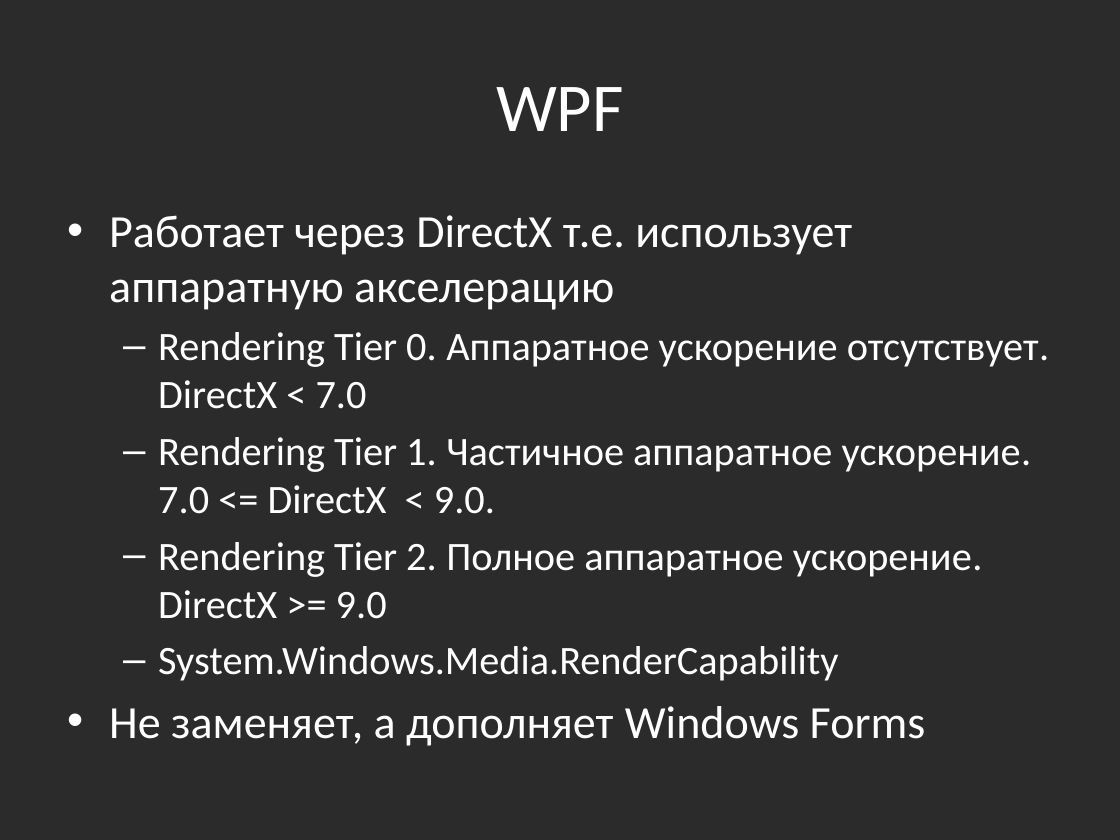
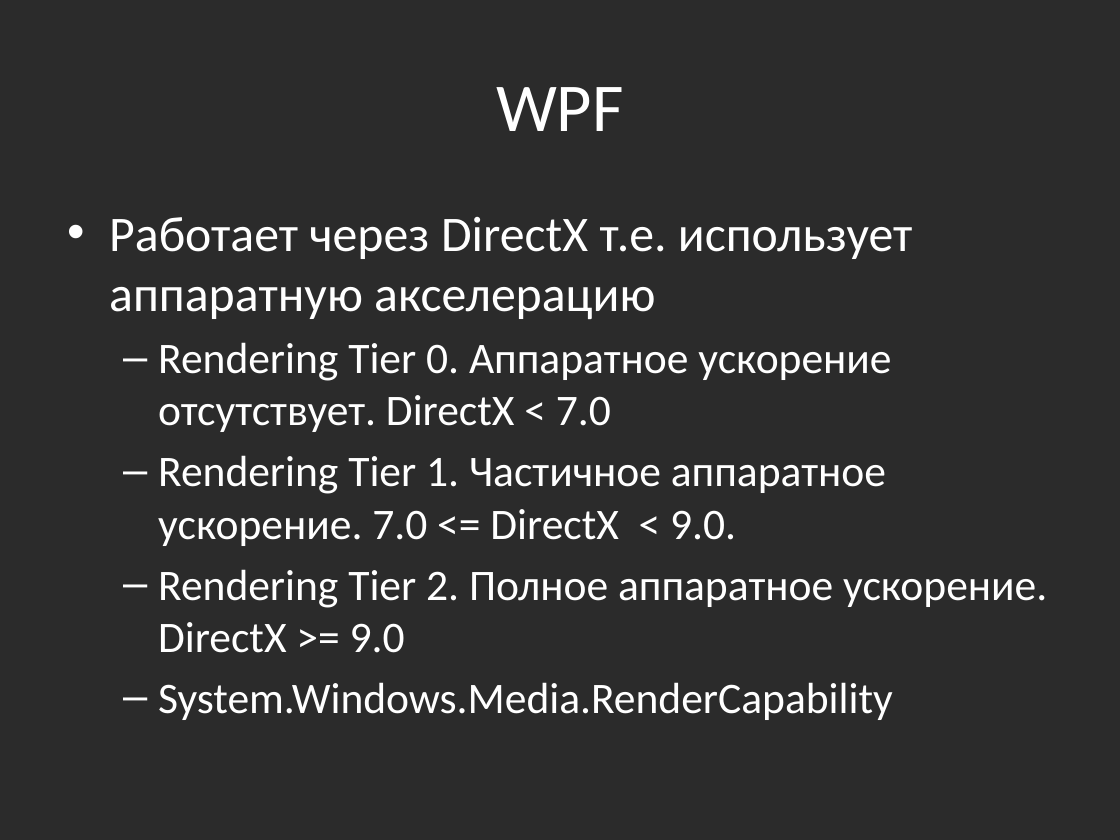
Before and after one commit to bazile/Training, a slide deck: slide 7 of Presentation/lesson-12-wpf.pptx (slide 6 before the commit). Drawn at 1120x840 pixels with LibreOffice and Linux fonts; fonts in the diff are those of the drawing; background and template pictures are left out; a plain dark background stands for a picture behind light text. Boxes give left, top, right and bottom in pixels: in the first picture for what was removed or moved away, otherwise in the second. Text is boxed around its words. In the diff, an @@ line names an element or a change of style, - is before the commit and + after.

Commit message:
Info about WPF vs Windows Forms

```diff
--- a/Presentation/lesson-12-wpf.pptx
+++ b/Presentation/lesson-12-wpf.pptx
@@ text "Работает через DirectX т.е. использует ..." at [109,217,1047,720]: size 29.6 to 32 pt in "Работает через DirectX т.е. использует аппаратную акселераци ..."; size 25.9 to 28 pt in "Rendering Tier 0. Аппаратное ускорение отсутствует. DirectX ...", "Rendering Tier 1. Частичное аппаратное ускорение. 7.0 ...", "Rendering Tier 2. Полное аппаратное ускорение. DirectX ...", "System.Windows.Media.RenderCapability" @@
@@ text at [109,706,926,746]: paragraph removed @@
-• Не заменяет, а дополняет Windows Forms
```
Also in this commit, not shown: 1 slide added.
